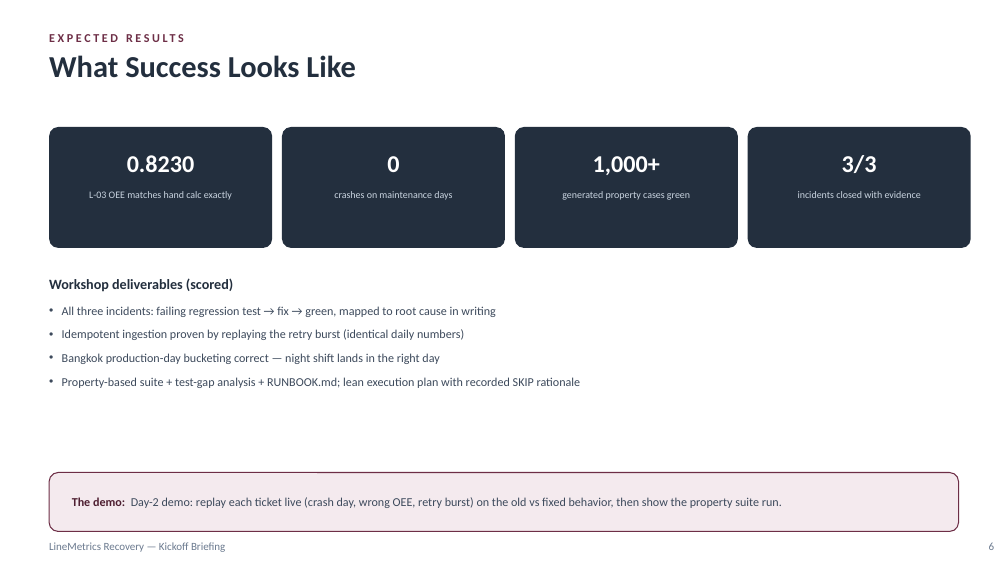
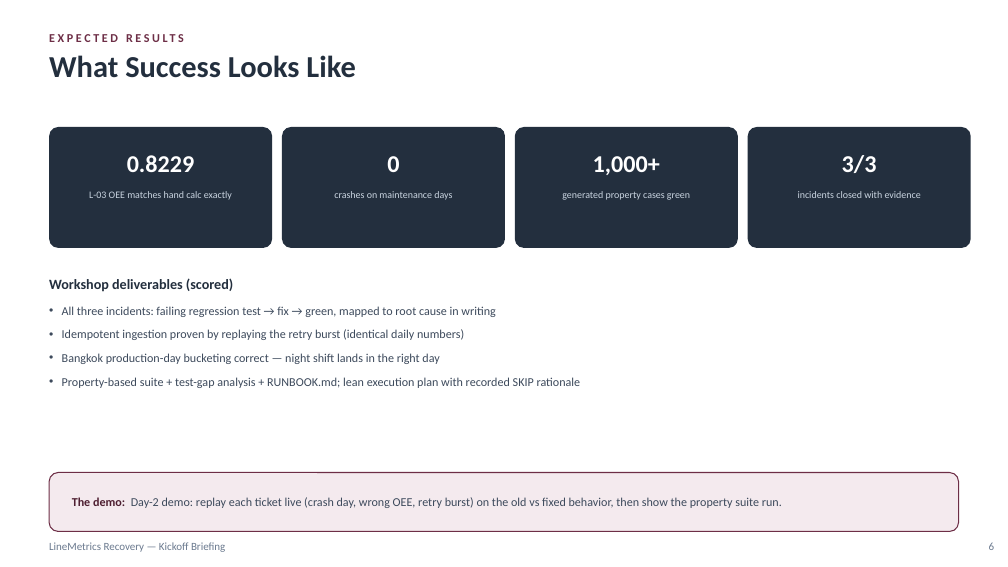
Before and after one commit to tongzahub/AI-DLC-Workshop, a slide deck: slide 6 of group4-manufacturing/Group4-Kickoff-Deck.pptx. Drawn at 1008x567 pixels with LibreOffice and Linux fonts; fonts in the diff are those of the drawing. Boxes give left, top, right and bottom in pixels: in the first picture for what was removed or moved away, otherwise in the second. Text is boxed around its words. In the diff, an @@ line names an element or a change of style, - is before the commit and + after.

```diff
--- a/group4-manufacturing/Group4-Kickoff-Deck.pptx
+++ b/group4-manufacturing/Group4-Kickoff-Deck.pptx
@@ text at (x1=127, y1=155, x2=195, y2=172): text changed @@
-0.8230
+0.8229
```
Also in this commit, not shown: 29 other files.
